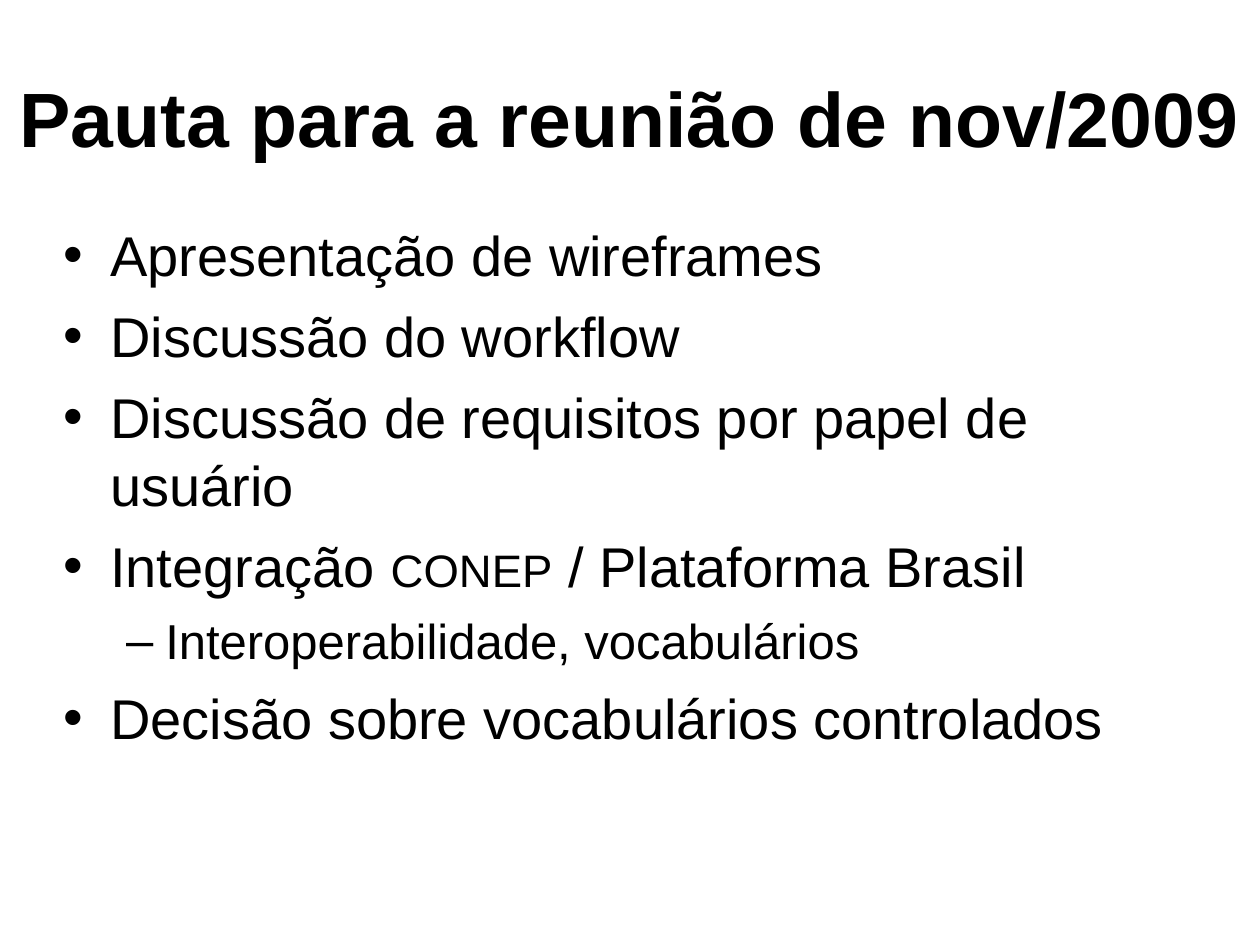
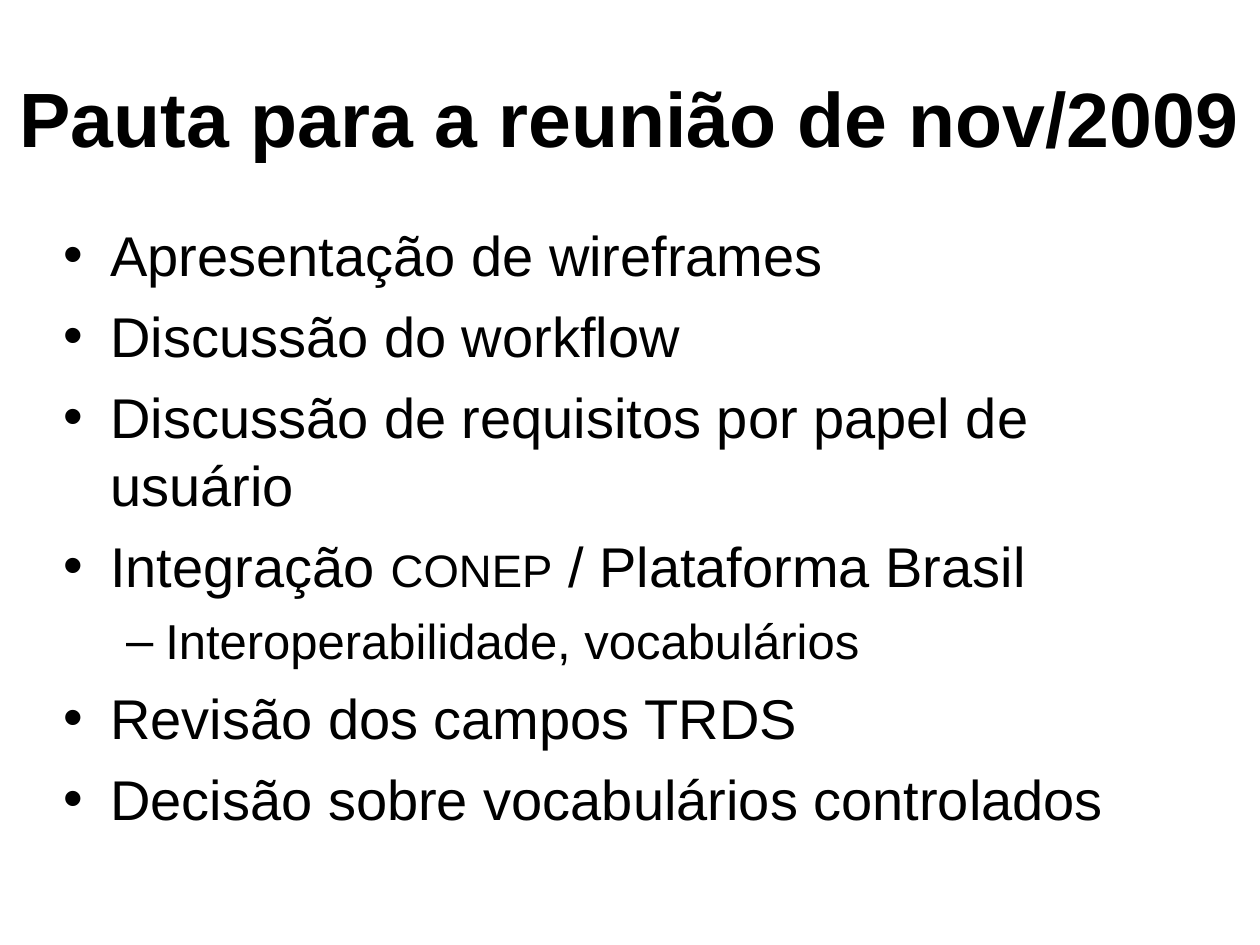
Before and after one commit to bireme/opentrials, a slide deck: slide 3 of docs/fiocruz-2009-11.odp. Drawn at 1260x945 pixels with LibreOffice and Linux fonts; fonts in the diff are those of the drawing; background and template pictures are left out. Boxes give left, top, right and bottom in pixels: in the first picture for what was removed or moved away, otherwise in the second. Text is boxed around its words. In the diff, an @@ line names an element or a change of style, - is before the commit and + after.

```diff
--- a/docs/fiocruz-2009-11.odp
+++ b/docs/fiocruz-2009-11.odp
@@ text at bbox=[110, 698, 796, 750]: paragraph added @@
+• Revisão dos campos TRDS
```
Also in this commit, not shown: 5 other slides changed, 4 other files.
